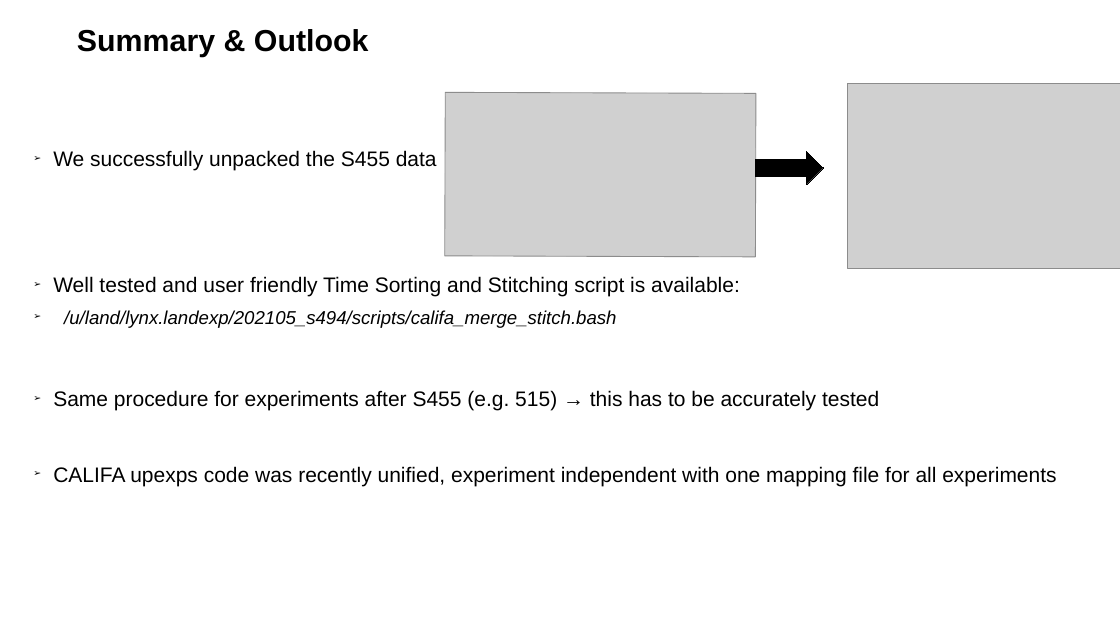
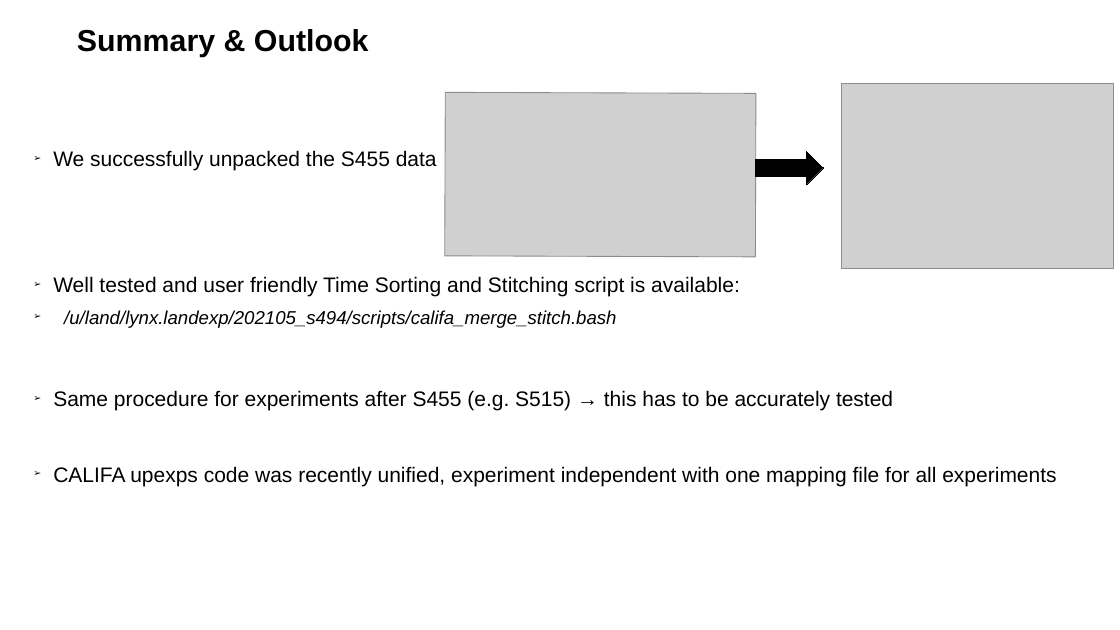
Before and after one commit to jenegger/unpacking_docu, a slide deck: slide 11 of time_stitching_pres.odp. Drawn at 1120x630 pixels with LibreOffice and Linux fonts; fonts in the diff are those of the drawing; grey boxes stand for pictures; background and template pictures are left out. Boxes give left, top, right and bottom in pixels: in the first picture for what was removed or moved away, otherwise in the second. Text is boxed around its words. In the diff, an @@ line names an element or a change of style, - is before the commit and + after.

```diff
--- a/time_stitching_pres.odp
+++ b/time_stitching_pres.odp
@@ picture: place and size @@
-picture at <box>848,83,1120,269</box>
+picture at <box>841,83,1113,269</box>
@@ text at <box>53,390,893,410</box>: text changed @@
-➢ Same procedure for experiments after S455 (e.g. 515) → this has to be accurately tested
+➢ Same procedure for experiments after S455 (e.g. S515) → this has to be accurately tested
```
Also in this commit, not shown: 2 other slides changed, 1 other file.
